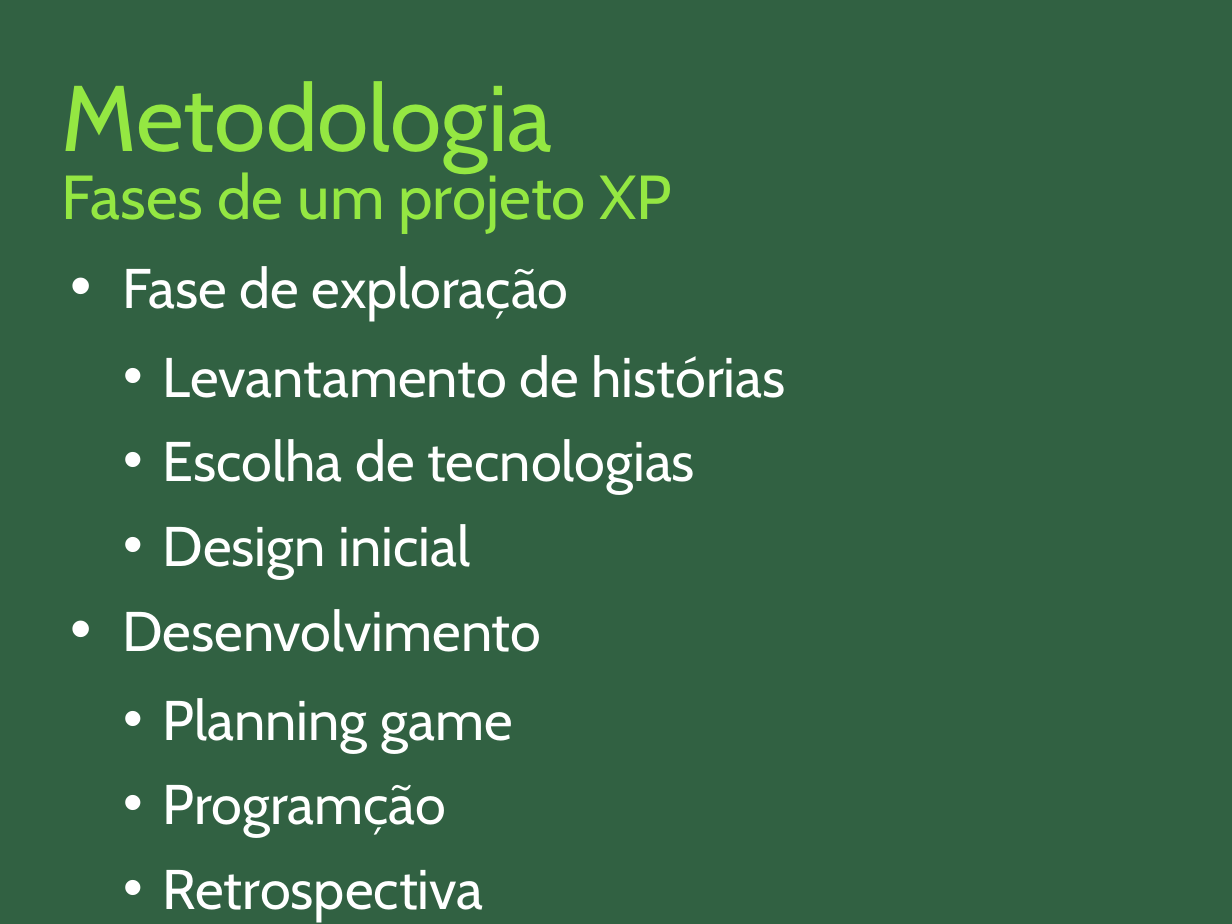
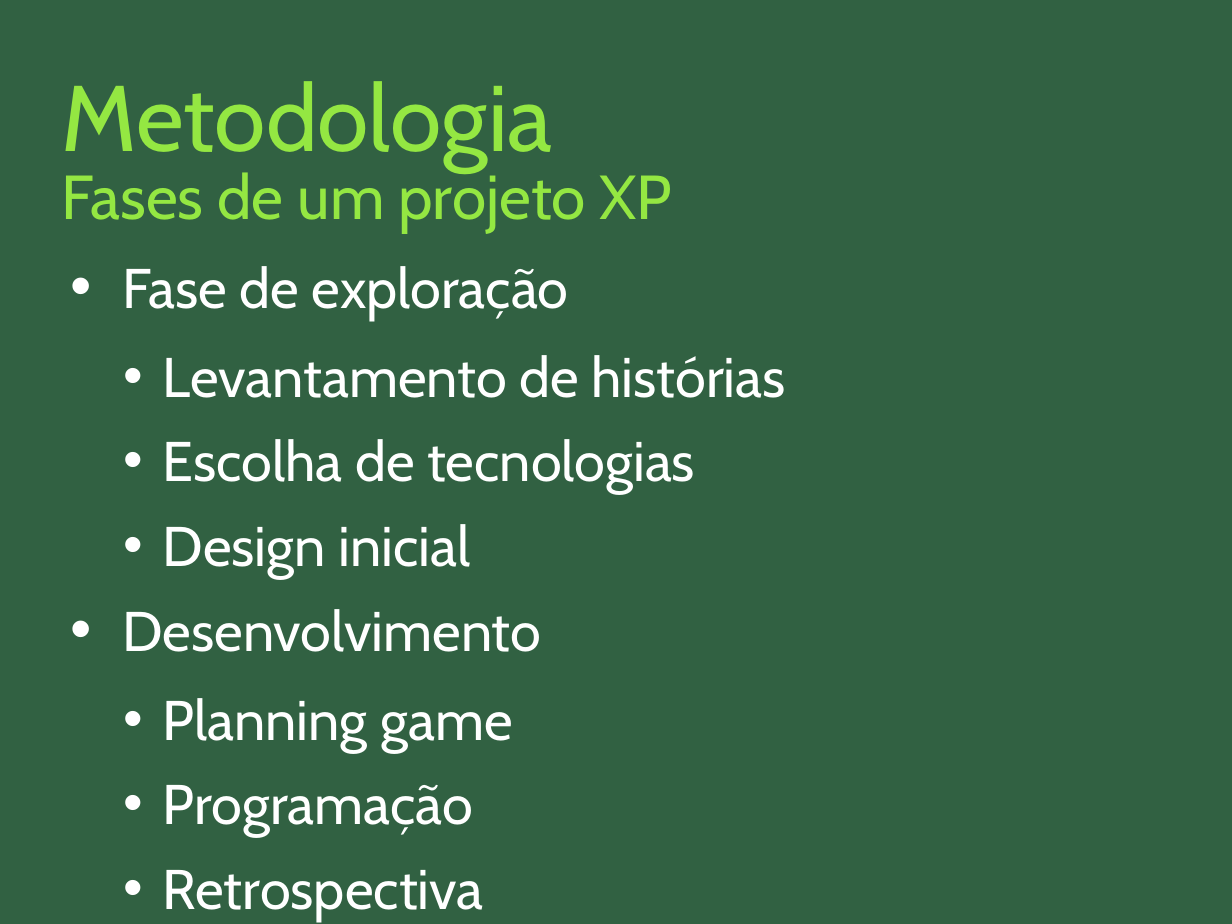
Before and after one commit to nathaliaspatricio/febracev, a slide deck: slide 8 of docs/monografia/apresentação_final.odp (slide 10 before the commit). Drawn at 1232x924 pixels with LibreOffice and Linux fonts; fonts in the diff are those of the drawing. Boxes give left, top, right and bottom in pixels: in the first picture for what was removed or moved away, otherwise in the second. Text is boxed around its words. In the diff, an @@ line names an element or a change of style, - is before the commit and + after.

```diff
--- a/docs/monografia/apresentação_final.odp
+++ b/docs/monografia/apresentação_final.odp
@@ text at bbox=[163, 785, 473, 837]: text changed @@
-  • Programção
+  • Programação
```
Also in this commit, not shown: 6 other slides changed, 8 slides added, 32 slides removed.
